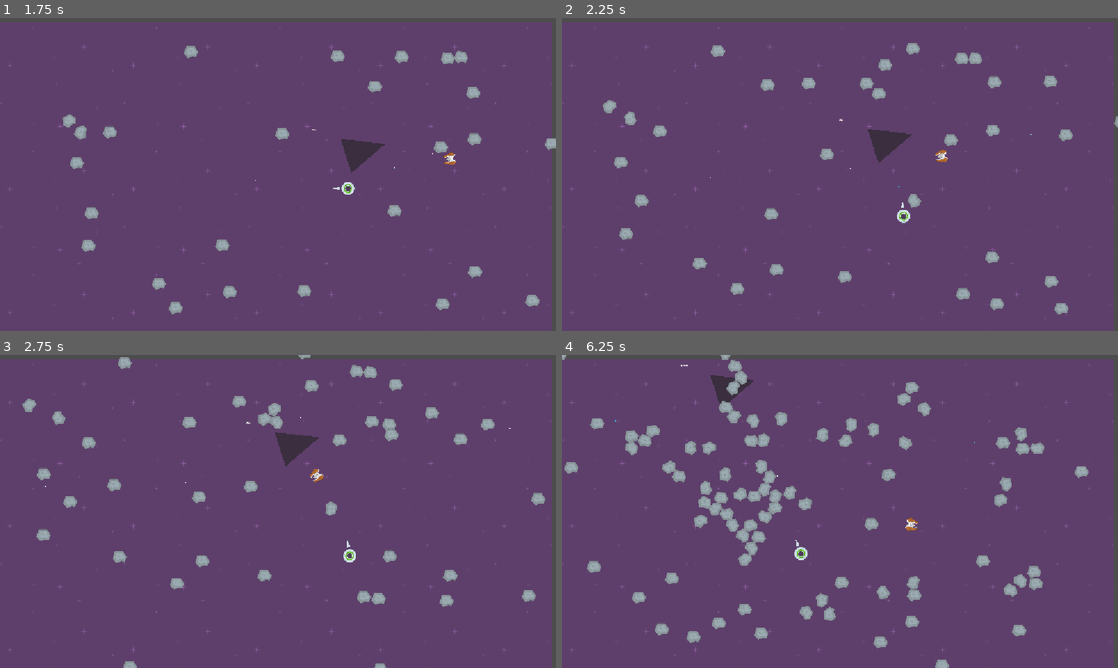
Above: before the commit, frames 1-4 (two rows, left to right).
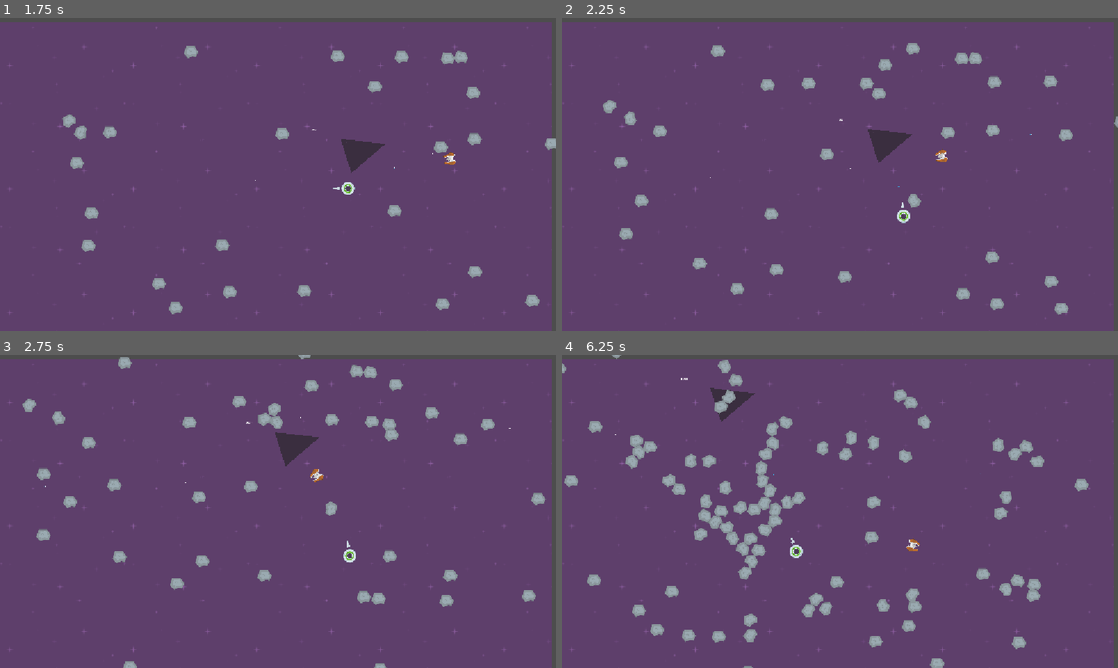
Above: after the commit, the same moments.

Repository: BlackSabre/SpeedySaucer
Game: Godot game, scene res://scenes/game/game.tscn
The game is run twice, just before and just after one commit, with the same random seed, the same clock (stepped at 60 frames per second) and the same inputs.
Inputs (mouse positions are in pixels of both pictures, inside the frame that each line leads up to):
- Up to frame 1 (1.75 s): move the mouse to (400, 158) at 0.52 s; hold D (move_right) 0.53-1.28 s; click (400, 158) at 0.67 s; move the mouse to (166, 190) at 1.27 s; hold S (move_down) from 1.28 s (still down); click (166, 190) at 1.42 s
- Up to frame 2 (2.25 s): move the mouse to (895, 105) at 2.02 s; release S (move_down) at 2.03 s; hold D (move_right) from 2.03 s (still down); click (895, 105) at 2.17 s
- Up to frame 3 (2.75 s): keep holding D (move_right)
- Up to frame 4 (6.25 s): move the mouse to (812, 574) at 2.77 s; release D (move_right) at 2.78 s; hold W (move_up) 2.78-3.53 s; click (812, 574) at 2.92 s; move the mouse to (1006, 558) at 3.52 s; hold A (move_left) 3.53-5.03 s; click (1006, 558) at 3.67 s; move the mouse to (673, 464) at 4.27 s; click (673, 464) at 4.42 s; move the mouse to (867, 511) at 5.02 s; hold S (move_down) 5.03-5.78 s; click (867, 511) at 5.17 s; move the mouse to (756, 433) at 5.77 s; hold D (move_right) from 5.78 s (still down); click (756, 433) at 5.92 s

Frame 1 is identical in both runs. In frame 2, 0.1% of the frame differs, in the area x 68-72%, y 34-41%; in frame 3, 0.1%; in frame 4, 9.8%, in the area x 0-95%, y 0-100%.

Commit message:
Created explosion particle effect and began componenting player script

Diff:
--- /dev/null
+++ b/particles/explosion.gd
@@ -0,0 +1,27 @@
+class_name ExplosionParticles extends Node2D
+
+@export var particles: GPUParticles2D
+
+var _particle_process_material: ParticleProcessMaterial
+
+func _ready() -> void:
+	particles.finished.connect(delete_particle)
+	_particle_process_material = particles.process_material
+
+
+func _physics_process(delta: float) -> void:
+	if Input.is_action_just_pressed("move_up"):
+		play(Vector2(10, 10))
+
+
+func play(direction: Vector2):
+	if not _particle_process_material:
+		printerr("No particle process material in particle")
+		return
+
+	_particle_process_material.emission_shape_offset = Vector3(direction.x, direction. y, 0)
+	particles.emitting = true
+
+
+func delete_particle(direction: Vector2):
+	queue_free()
--- /dev/null
+++ b/particles/explosion.tscn
@@ -0,0 +1,55 @@
+[gd_scene format=3 uid="uid://2n0wtmubgo8p"]
+
+[ext_resource type="Script" uid="uid://bt02wk2dnknvv" path="res://particles/explosion.gd" id="1_ato23"]
+[ext_resource type="Texture2D" uid="uid://gdsonl54pdia" path="res://assets/kenney_space-shooter-redux/PNG/Effects/fire00.png" id="1_k3yqo"]
+
+[sub_resource type="Gradient" id="Gradient_k3yqo"]
+interpolation_mode = 2
+offsets = PackedFloat32Array(0, 0.38989168, 1)
+colors = PackedColorArray(1, 0.64878887, 0.52755463, 1, 1, 0.57513887, 0.47456092, 1, 1, 1, 1, 1)
+
+[sub_resource type="GradientTexture1D" id="GradientTexture1D_k3yqo"]
+gradient = SubResource("Gradient_k3yqo")
+
+[sub_resource type="Curve" id="Curve_ato23"]
+_data = [Vector2(0, 1), 0.0, 0.0, 0, 0, Vector2(0.6171617, 0.8275862), 0.0, 0.0, 0, 0, Vector2(0.99009895, 0.00862062), 0.0, 0.0, 0, 0]
+point_count = 3
+
+[sub_resource type="CurveTexture" id="CurveTexture_vkv2p"]
+curve = SubResource("Curve_ato23")
+
+[sub_resource type="ParticleProcessMaterial" id="ParticleProcessMaterial_7i4tb"]
+lifetime_randomness = 0.5
+particle_flag_disable_z = true
+emission_shape = 1
+emission_sphere_radius = 20.0
+angle_min = 1.0728835e-05
+angle_max = 360.00003
+angular_velocity_min = -1.6093254e-05
+angular_velocity_max = 0.9999839
+radial_velocity_min = 174.88997
+radial_velocity_max = 226.93997
+gravity = Vector3(0, 0, 0)
+scale_curve = SubResource("CurveTexture_vkv2p")
+scale_over_velocity_max = 451.3
+color_ramp = SubResource("GradientTexture1D_k3yqo")
+hue_variation_min = -0.030000022
+hue_variation_max = 0.029999977
+
+[node name="ExplosionParticles" type="Node2D" unique_id=1450545533 node_paths=PackedStringArray("particles")]
+script = ExtResource("1_ato23")
+particles = NodePath("GPUParticles2D")
+
+[node name="GPUParticles2D" type="GPUParticles2D" parent="." unique_id=1330440451]
+position = Vector2(0, -2)
+emitting = false
+amount = 60
+texture = ExtResource("1_k3yqo")
+lifetime = 0.7
+one_shot = true
+explosiveness = 0.96
+randomness = 0.69
+fixed_fps = 60
+trail_lifetime = 0.05
+trail_sections = 25
+process_material = SubResource("ParticleProcessMaterial_7i4tb")
--- /dev/null
+++ b/scenes/components/input_component/input_component.gd
@@ -0,0 +1,12 @@
+class_name InputComponent extends Node
+
+@export var movement_force: float = 1000.0
+
+func calculate_vector_force() -> Vector2:
+	var input_vector := Input.get_vector("move_left", "move_right", "move_up", "move_down")
+	var vector_force: Vector2 = input_vector * movement_force;
+	return vector_force
+
+
+func get_direction_to_mouse_pointer(source_node: Node2D) -> Vector2:
+	return source_node.global_position.direction_to(source_node.get_global_mouse_position())
--- /dev/null
+++ b/scenes/components/input_component/input_component.tscn
@@ -0,0 +1,3 @@
+[gd_scene format=3 uid="uid://20lx1v5r2hhj"]
+
+[node name="InputComponent" type="Node" unique_id=436266993]
--- /dev/null
+++ b/scenes/components/player_input_component/player_movement_component.gd
@@ -0,0 +1,4 @@
+class_name PlayerMovementComponent extends Node
+
+func apply_movement(rigid_body: RigidBody2D, force: Vector2) -> void:
+	rigid_body.apply_force(force)
--- /dev/null
+++ b/scenes/components/player_input_component/player_movement_component.tscn
@@ -0,0 +1,3 @@
+[gd_scene format=3 uid="uid://dp1e0mgn4bg3w"]
+
+[node name="PlayerMovementComponent" type="Node" unique_id=1762754120]
--- /dev/null
+++ b/scenes/components/weapon_aim_component/weapon_aim_component.gd
@@ -0,0 +1,6 @@
+class_name WeaponAimComponent extends Node
+
+
+func aim_weapon(aim_vector: Vector2, weapon_pivot_point: Node2D):
+	var aim_position = weapon_pivot_point.global_position + aim_vector
+	weapon_pivot_point.look_at(aim_position)
--- /dev/null
+++ b/scenes/components/weapon_aim_component/weapon_aim_component.tscn
@@ -0,0 +1,3 @@
+[gd_scene format=3 uid="uid://dovxmuxh4q6fa"]
+
+[node name="WeaponAimComponent" type="Node" unique_id=1501367368]
--- a/scenes/entities/enemies/enemy.gd
+++ b/scenes/entities/enemies/enemy.gd
@@ -8,7 +8,7 @@
 @export var alignment_to_player_firing_threshold: float = 0.96
 @export var random_direction_angle_threshold: float = 90
 @export var random_position_offset: int = 1000
-@export var push_force: float = 10.0
+@export var push_force: float = 200.0
 
 @onready var navigator: Navigator = $Navigator
 
@@ -74,8 +74,7 @@
 	for i: int in get_slide_collision_count():
 		var collision: KinematicCollision2D = get_slide_collision(i)
 		if collision.get_collider() is RigidBody2D:
-			#collision.get_collider().apply_central_impulse(-collision.get_normal() * push_force)
-			collision.get_collider().apply_impulse(-collision.get_normal() * push_force * 10)
+			collision.get_collider().apply_impulse(-collision.get_normal() * push_force)
 
 
 
--- a/scenes/entities/enemies/enemy.tscn
+++ b/scenes/entities/enemies/enemy.tscn
@@ -7,6 +7,7 @@
 [ext_resource type="Script" uid="uid://drd75g0e3xcwo" path="res://utilities/movement/navigation/navigator.gd" id="3_pm80n"]
 [ext_resource type="Script" uid="uid://bmiweij7evri7" path="res://scenes/entities/weapons/enemy_weapon/enemy_weapon.gd" id="5_20lqd"]
 [ext_resource type="PackedScene" uid="uid://cb182f731msqr" path="res://scenes/entities/projectiles/projectile.tscn" id="6_j3iiu"]
+[ext_resource type="Script" uid="uid://cs4y5ksyr8xxk" path="res://scenes/entities/enemies/target_finder_component.gd" id="8_bii57"]
 
 [sub_resource type="CircleShape2D" id="CircleShape2D_7i4tb"]
 radius = 36.013885
@@ -45,3 +46,8 @@
 
 [node name="ProjectileSpawnPosition" type="Marker2D" parent="EnemyWeapon/GunSprite" unique_id=1311741830]
 position = Vector2(-8.742278e-07, 20)
+
+[node name="EnemyMovementComponent" type="Node2D" parent="." unique_id=1615193449]
+
+[node name="TargetFinderComponent" type="Node" parent="." unique_id=174876635]
+script = ExtResource("8_bii57")
--- /dev/null
+++ b/scenes/entities/enemies/target_finder_component.gd
@@ -0,0 +1,4 @@
+class_name TargetFinderComponent extends Node
+
+func find_first_target_in_group(group_name: String) -> Node:
+	return get_tree().get_first_node_in_group(group_name)
--- a/scenes/entities/player/player.gd
+++ b/scenes/entities/player/player.gd
@@ -1,14 +1,12 @@
 class_name Player extends RigidBody2D
+
+@export var input_component: InputComponent
+@export var player_movement_component: PlayerMovementComponent
+@export var weapon_aim_component: WeaponAimComponent
 
 @onready var collisionShape2D = $CollisionShape2D
 @onready var circleShape2D: CircleShape2D = $CollisionShape2D.shape
 @onready var weapon_pivot_point: Node2D = $WeaponPivotPoint
-
-
-signal on_player_weapon_fired
-
-
-var movement_force: float = 1000.0;
 
 
 func _process(_delta) -> void:
@@ -16,20 +14,15 @@
 
 
 func _physics_process(_delta) -> void:
-	apply_movement()
+	move()
 
-
-func apply_movement():
-	var input_vector := Input.get_vector("move_left", "move_right", "move_up", "move_down")
-	var vector_force: Vector2 = input_vector * movement_force;
-	apply_force(vector_force)
 
 
 func get_saucer_edge_points(sample_count : int = 8) -> Array[Vector2]:
 	var points: Array[Vector2] = []
 
 	if (not(circleShape2D is CircleShape2D)):
-		print("not a circle")
+		printerr("Shape is not a circle!")
 		return []
 
 	var radius = circleShape2D.radius
@@ -44,7 +37,11 @@
 	return points
 
 
+func move() -> void:
+	var vector_force: Vector2 = input_component.calculate_vector_force()
+	player_movement_component.apply_movement(self, vector_force)
+
+
 func aim_weapon():
-	var aim_vector = global_position.direction_to(get_global_mouse_position())
-	var aim_position = weapon_pivot_point.global_position + aim_vector
-	weapon_pivot_point.look_at(aim_position)
+	var aim_vector = input_component.get_direction_to_mouse_pointer(self)
+	weapon_aim_component.aim_weapon(aim_vector, weapon_pivot_point)
--- a/scenes/entities/player/player.tscn
+++ b/scenes/entities/player/player.tscn
@@ -3,15 +3,24 @@
 [ext_resource type="Texture2D" uid="uid://dnklpn4a2n1yr" path="res://assets/kenney_space-shooter-redux/PNG/ufoGreen.png" id="1_8afob"]
 [ext_resource type="Script" uid="uid://dlo3uk6nwfi3s" path="res://scenes/entities/player/player.gd" id="1_dovo2"]
 [ext_resource type="PackedScene" uid="uid://bseprqe4u5hsq" path="res://scenes/entities/weapons/player_weapon/weapon.tscn" id="3_58kc7"]
+[ext_resource type="PackedScene" uid="uid://20lx1v5r2hhj" path="res://scenes/components/input_component/input_component.tscn" id="4_bjvvg"]
+[ext_resource type="Script" uid="uid://cmrqy8a3cjijk" path="res://scenes/components/input_component/input_component.gd" id="5_8akj5"]
+[ext_resource type="PackedScene" uid="uid://dp1e0mgn4bg3w" path="res://scenes/components/player_input_component/player_movement_component.tscn" id="6_bj7e2"]
+[ext_resource type="Script" uid="uid://dnnk3j7wcbv5t" path="res://scenes/components/player_input_component/player_movement_component.gd" id="7_1murt"]
+[ext_resource type="PackedScene" uid="uid://dovxmuxh4q6fa" path="res://scenes/components/weapon_aim_component/weapon_aim_component.tscn" id="8_5sj0x"]
+[ext_resource type="Script" uid="uid://bx3tlvngij5fm" path="res://scenes/components/weapon_aim_component/weapon_aim_component.gd" id="9_ovg4i"]
 
 [sub_resource type="CircleShape2D" id="CircleShape2D_7i4tb"]
 radius = 45.0
 
-[node name="Player" type="RigidBody2D" unique_id=221803027 groups=["Players"]]
+[node name="Player" type="RigidBody2D" unique_id=221803027 node_paths=PackedStringArray("input_component", "player_movement_component", "weapon_aim_component") groups=["Players"]]
 collision_layer = 2
 collision_mask = 13
 gravity_scale = 0.0
 script = ExtResource("1_dovo2")
+input_component = NodePath("InputComponent")
+player_movement_component = NodePath("PlayerMovementComponent")
+weapon_aim_component = NodePath("WeaponAimComponent")
 
 [node name="Sprite2D" type="Sprite2D" parent="." unique_id=623808611]
 texture = ExtResource("1_8afob")
@@ -30,3 +39,12 @@
 
 [node name="Weapon" parent="WeaponPivotPoint" unique_id=2143438046 instance=ExtResource("3_58kc7")]
 position = Vector2(80, 0)
+
+[node name="InputComponent" parent="." unique_id=436266993 instance=ExtResource("4_bjvvg")]
+script = ExtResource("5_8akj5")
+
+[node name="PlayerMovementComponent" parent="." unique_id=1762754120 instance=ExtResource("6_bj7e2")]
+script = ExtResource("7_1murt")
+
+[node name="WeaponAimComponent" parent="." unique_id=1501367368 instance=ExtResource("8_5sj0x")]
+script = ExtResource("9_ovg4i")
Not shown, added: particles/explosion.gd.uid
Not shown, added: scenes/components/input_component/input_component.gd.uid
Not shown, added: scenes/components/player_input_component/player_movement_component.gd.uid
Not shown, added: scenes/components/weapon_aim_component/weapon_aim_component.gd.uid
Not shown, added: scenes/entities/enemies/target_finder_component.gd.uid
